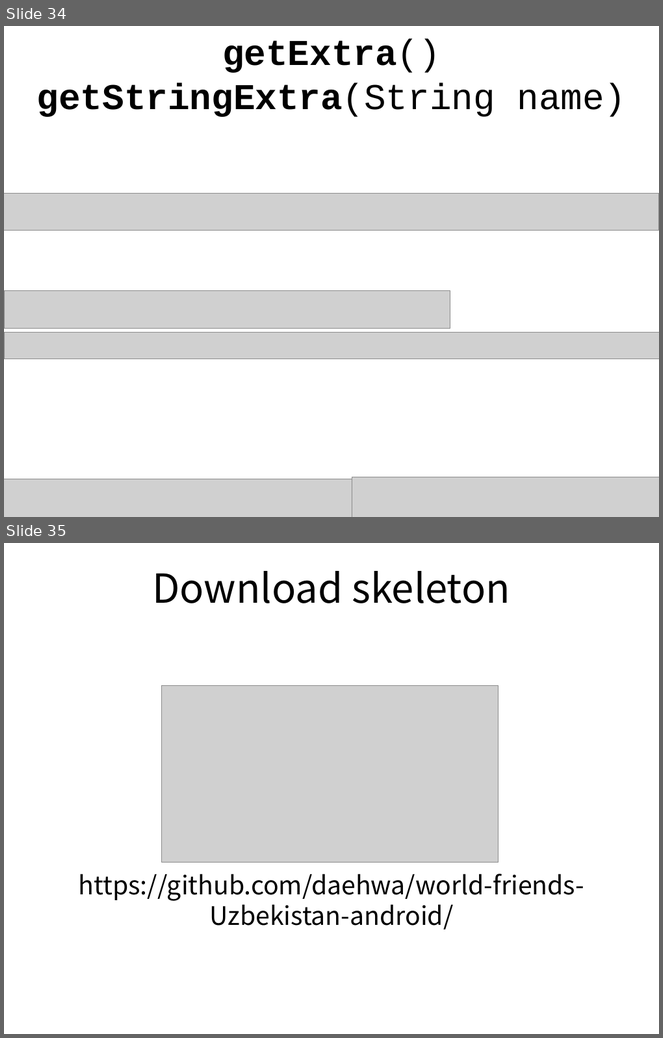
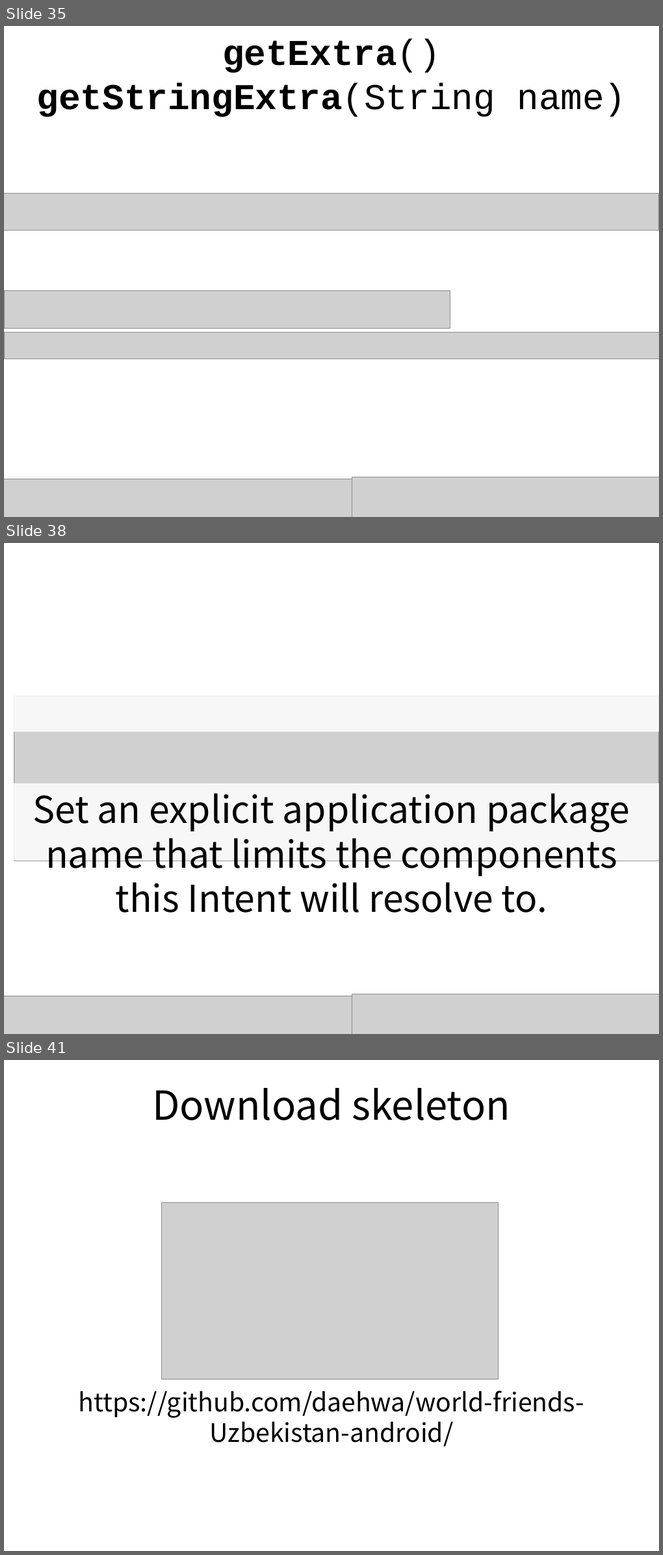
Before and after one commit to daehwa/world-friends-Uzbekistan-android, a slide deck: day6/Facebook Splash.pptx. Shown one above the other, each under a label of ours: slides 34 and 35 before the commit, slides 35, 38 and 41 after it; the slides between them are not shown. The pictures are 663x1038 and 663x1555 pixels, drawn with LibreOffice and Linux fonts; fonts in the diff are those of the drawing; grey boxes stand for pictures. Boxes give left, top, right and bottom in pixels: in the first picture for what was removed or moved away, otherwise in the second. Text is boxed around its words. In the diff, an @@ line names an element or a change of style, - is before the commit and + after.

```diff
--- a/day6/Facebook Splash.pptx
+++ b/day6/Facebook Splash.pptx
@@ slide 38 added at bbox=[4, 543, 659, 1034], background #FFFFFF @@
@@ rectangle added at bbox=[4, 696, 659, 731], fill #FFFFFF at 83% opacity @@
@@ picture added at bbox=[14, 696, 659, 861] @@
@@ rectangle added at bbox=[4, 783, 659, 861], fill #FFFFFF at 83% opacity @@
@@ text added at bbox=[33, 793, 630, 913], 40.7 pt, text #000000 @@
+Set an explicit application package name that limits the components this Intent will resolve to.
@@ picture added at bbox=[4, 997, 352, 1034] @@
@@ picture added at bbox=[352, 995, 659, 1034] @@
@@ what was slide 34 is now slide 35 @@
@@ what was slide 35 is now slide 41 @@
```
Also in this commit, not shown: 4 slides changed, 6 other slides added, 1 slide removed, 3 other files.
